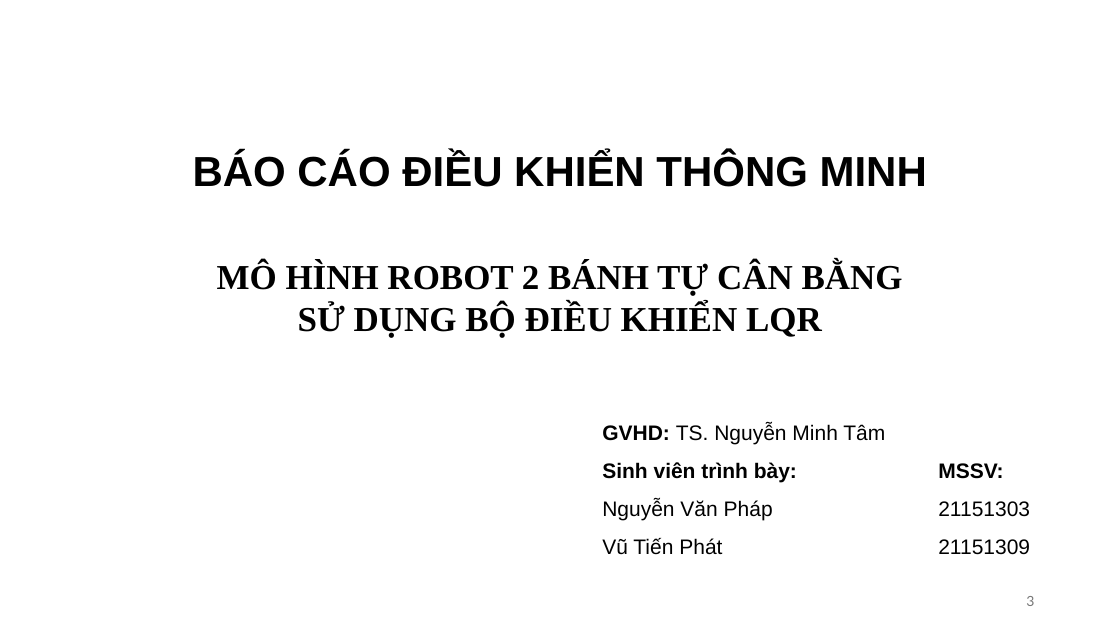
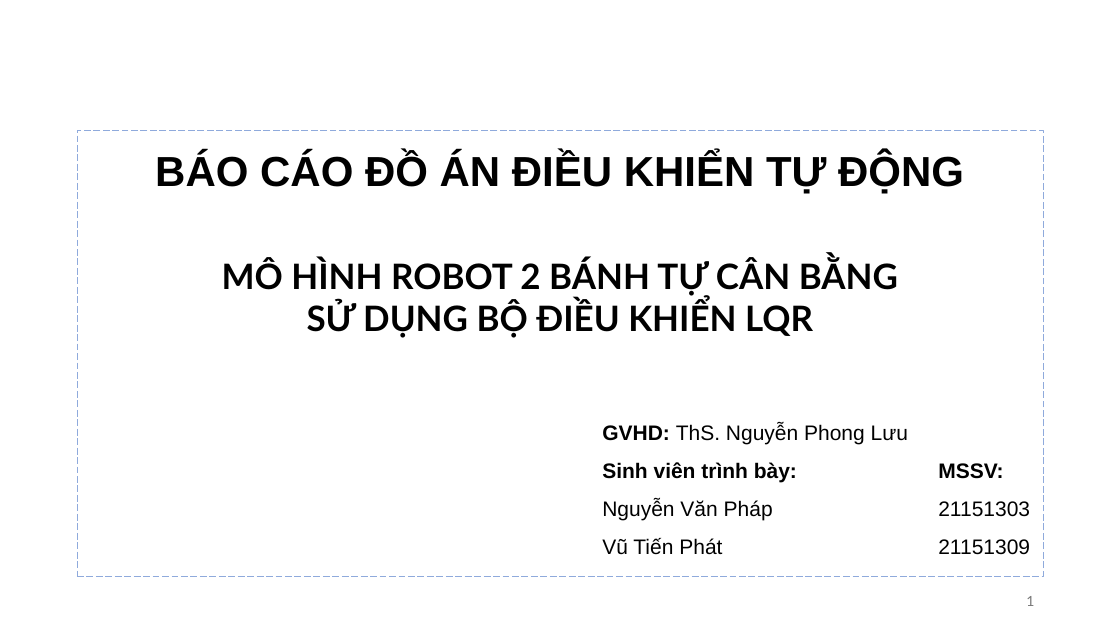
Before and after one commit to TIENPHAT2003/STM32, a slide deck: slide 1 of BaoCaoDADKTD.pptx (slide 3 before the commit). Drawn at 1120x630 pixels with LibreOffice and Linux fonts; fonts in the diff are those of the drawing; background and template pictures are left out. Boxes give left, top, right and bottom in pixels: in the first picture for what was removed or moved away, otherwise in the second. Text is boxed around its words. In the diff, an @@ line names an element or a change of style, - is before the commit and + after.

```diff
--- a/BaoCaoDADKTD.pptx
+++ b/BaoCaoDADKTD.pptx
@@ freeform shape added at (77,130,1044,576), outline #8FAADC 0.75 pt dashed @@
@@ text at (155,152,964,194): text changed @@
-BÁO CÁO ĐIỀU KHIỂN THÔNG MINH
+BÁO CÁO ĐỒ ÁN ĐIỀU KHIỂN TỰ ĐỘNG
@@ text "MÔ HÌNH ROBOT 2 BÁNH ..." at (222,259,898,338): font Times New Roman to Lato @@
@@ text at (602,424,908,445): text changed @@
-GVHD: TS. Nguyễn Minh Tâm
+GVHD: ThS. Nguyễn Phong Lưu
@@ page number at (1026,596,1034,606): text changed @@
-3
+1
```
Also in this commit, not shown: 7 other slides changed, 9 slides added, 7 slides removed, 3 other files.
